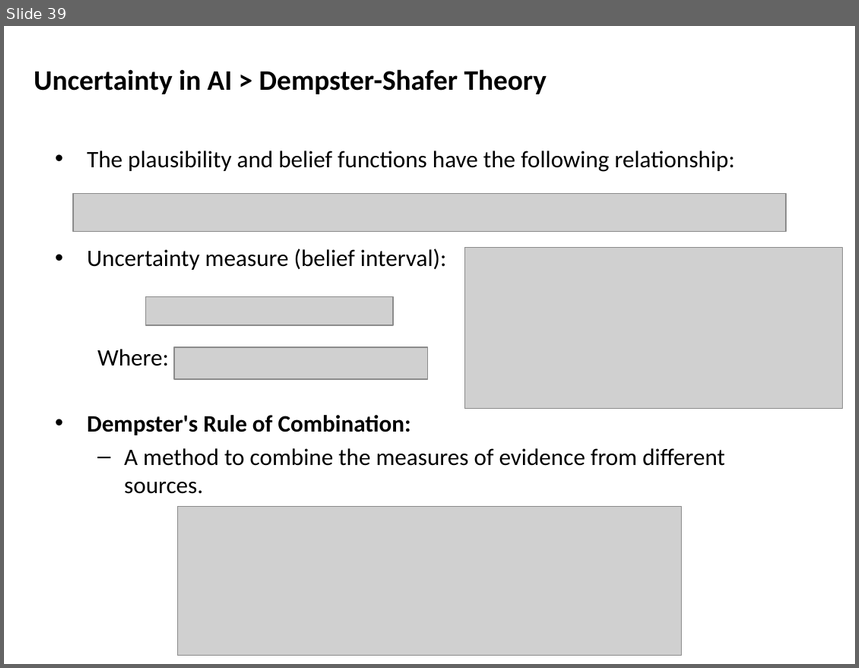
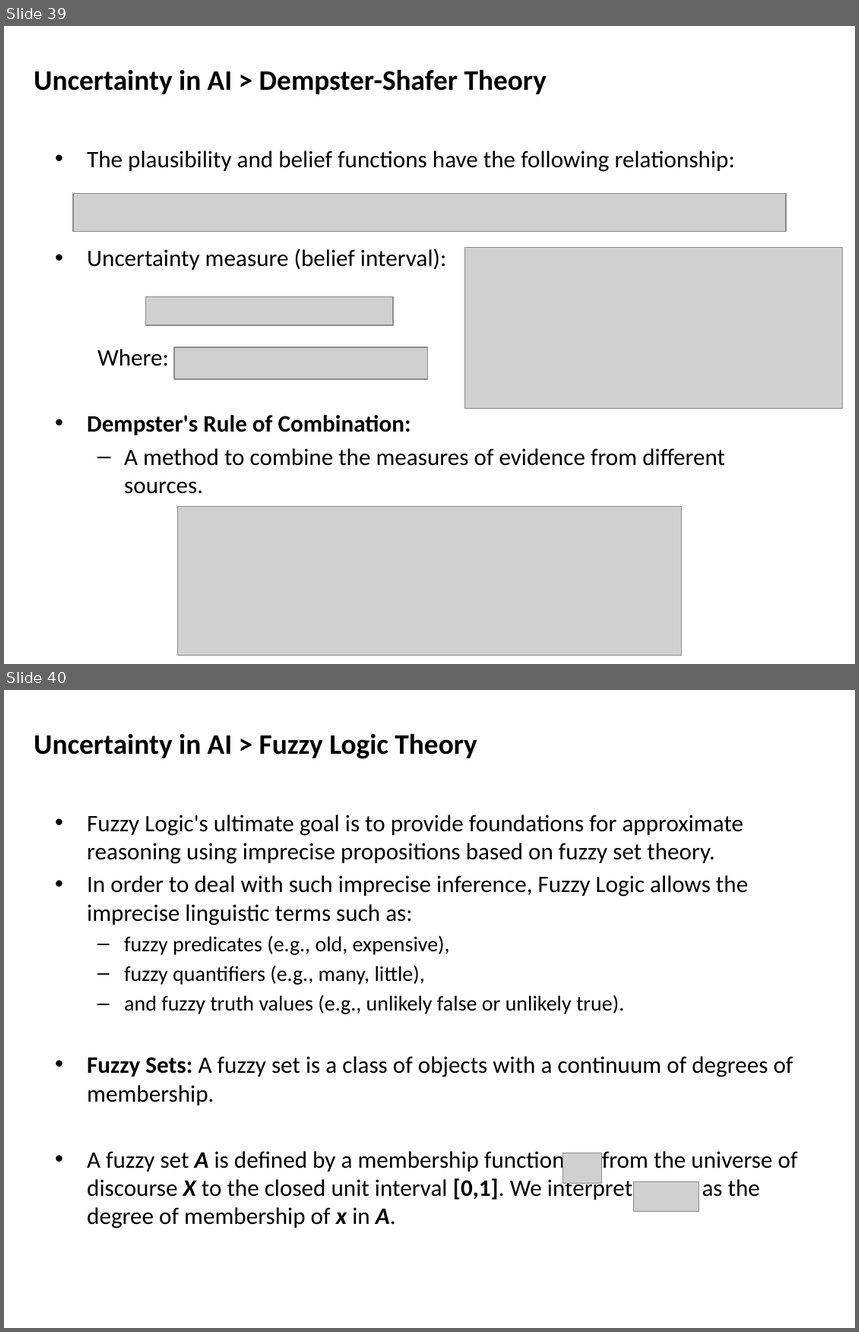
Before and after one commit to mshayganfar/CompExam1, a slide deck: presentation/PhD-comprehensive-exam.pptx. Shown one above the other, each under a label of ours: slide 39 before the commit, slides 39 and 40 after it. The pictures are 859x668 and 859x1332 pixels, drawn with LibreOffice and Linux fonts; fonts in the diff are those of the drawing; grey boxes stand for pictures. Boxes give left, top, right and bottom in pixels: in the first picture for what was removed or moved away, otherwise in the second. Text is boxed around its words. In the diff, an @@ line names an element or a change of style, - is before the commit and + after.

Commit message:
Fuzzy Logic
Finished Fuzzy Logic theory.

```diff
--- a/presentation/PhD-comprehensive-exam.pptx
+++ b/presentation/PhD-comprehensive-exam.pptx
@@ slide 40 added at (4, 690, 855, 1328), background #FFFFFF @@
@@ text added at (34, 733, 477, 759), 24 pt, text #000000, bold @@
+Uncertainty in AI > Fuzzy Logic Theory
@@ text added at (87, 815, 798, 1229), 20 pt, text #000000 @@
+• Fuzzy Logic's ultimate goal is to provide foundations for approximate reasoning using imprecise propositions based on fuzzy set theory.
+• In order to deal with such imprecise inference, Fuzzy Logic allows the imprecise linguistic terms such as:
+  – fuzzy predicates (e.g., old, expensive),
+  – fuzzy quantifiers (e.g., many, little),
+  – and fuzzy truth values (e.g., unlikely false or unlikely true).
+• Fuzzy Sets: A fuzzy set is a class of objects with a continuum of degrees of membership.
+• A fuzzy set A is defined by a membership function from the universe of discourse X to the closed unit interval [0,1]. We interpret as the degree of membership of x in A.
@@ picture added at (563, 1153, 601, 1182) @@
@@ picture added at (634, 1182, 699, 1212) @@
```
Also in this commit, not shown: 4 other slides added.
